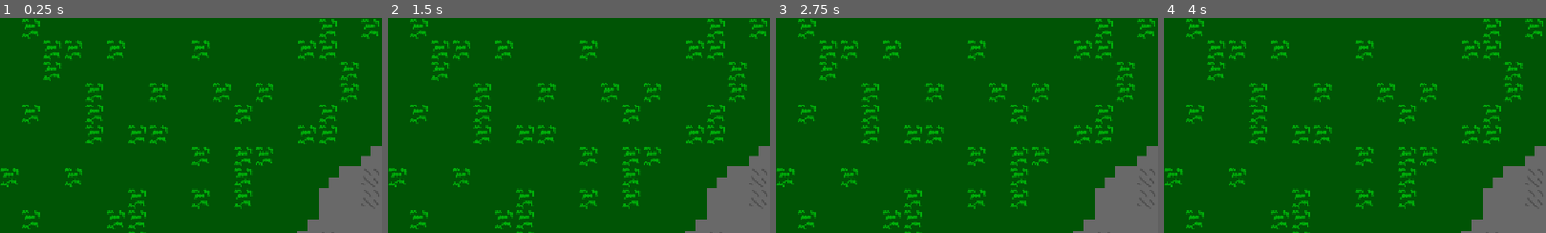
Above: before the commit, frames 1-4 (left to right).
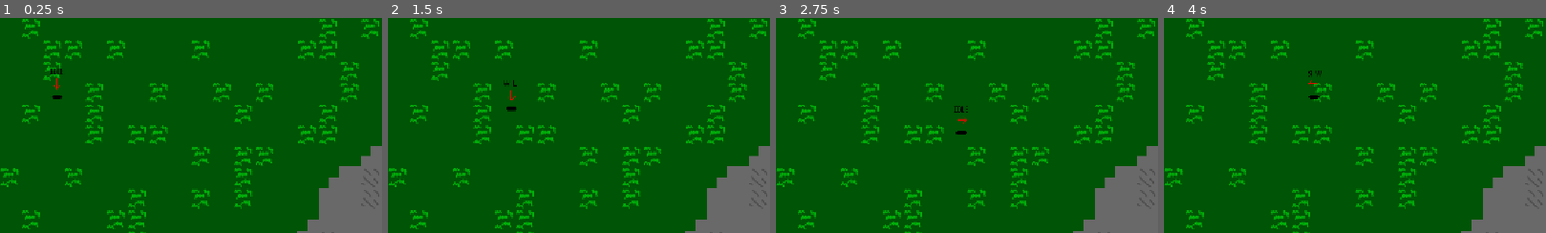
Above: after the commit, the same moments.

Repository: DarkGuardian470/Rose-Grove-Island-Reset
Game: Godot game, scene res://scenes/dev_box.tscn
The game is run twice, just before and just after one commit, with the same random seed, the same clock (stepped at 60 frames per second) and the same inputs. Before the commit the project has no main scene; this scene is started directly in both runs.
Inputs:
- Up to frame 1 (0.25 s): no input
- Up to frame 2 (1.5 s): tap Enter at 0.5 s; hold D (Move_Right, bound only after the commit) 0.53-1.28 s; hold Shift (Sprint, bound only after the commit) 0.53-1.28 s; tap Space at 1.25 s; hold S (Move_Down, bound only after the commit) from 1.28 s (still down); tap Shift (Sprint, bound only after the commit) at 1.35 s
- Up to frame 3 (2.75 s): tap Enter at 2 s; release S (Move_Down, bound only after the commit) at 2.03 s; hold D (Move_Right, bound only after the commit) from 2.03 s (still down); hold Shift (Sprint, bound only after the commit) from 2.03 s (still down)
- Up to frame 4 (4 s): release D (Move_Right, bound only after the commit) at 2.78 s; release Shift (Sprint, bound only after the commit) at 2.78 s; hold W (Move_Up, bound only after the commit) 2.78-3.53 s; tap Shift (Sprint, bound only after the commit) at 2.85 s; tap Space at 3.5 s; hold A (Move_Left, bound only after the commit) from 3.53 s (still down); hold Shift (Sprint, bound only after the commit) from 3.53 s (still down)
The pictures show only the part of the screen within x 0-50%, y 0-50%; the shares and areas given below are measured in that part.

The runs differ from the first frame. In frame 1, 0.1% of the frame differs, in the area x 13-17%, y 23-38%; in frame 2, 0.1%; in frame 3, 0.1%, in the area x 46-51%, y 40-55%; in frame 4, 0.1%.

Commit message:
2026/11/26 (#5)
* Adding player movement

* Closing Ranger 2026 11 26

* Trying to fix a corrupted player.tscn

* Successful fix of player.tscn

Copied `player.tscn` from *main* branch and attached script to that version.

* Fixed player movement

Diff:
--- /dev/null
+++ b/common/scripts/directions.gd
@@ -0,0 +1,17 @@
+class_name Directions
+
+class Movement:
+	extends RefCounted
+
+	enum Type {NW = -3, N, NE, E, SE, S, SW, W} # E = 0
+
+	# Method that calculates the Direction from a given angle in radians
+	static func from_angle (angle: float) -> String:
+		# round the angle to the nearest 8th's of a circle
+		var idx = roundi(angle * 8 / TAU)
+		# return the direction
+		return Type.find_key(idx)
+
+	# Alturnate call for from_anlge that takes a Vector2
+	static func from_vector (vector: Vector2) -> String:
+		return from_angle(vector.angle())
--- a/game.tscn
+++ /dev/null
@@ -1,3 +0,0 @@
-[gd_scene format=3 uid="uid://dmebitgkmbh7o"]
-
-[node name="Game" type="Node2D" unique_id=957984178]
--- a/objects/player/player.tscn
+++ b/objects/player/player.tscn
@@ -1,79 +1,81 @@
 [gd_scene format=3 uid="uid://c83cdhl3nfi2o"]
 
-[ext_resource type="Texture2D" uid="uid://ct0ugdwhbo0q" path="res://objects/player/Character Basic Template Unoutlined.png" id="1_cqmt1"]
-
-[sub_resource type="RectangleShape2D" id="RectangleShape2D_ayypw"]
+[ext_resource type="Script" uid="uid://b1lrkmd2hck0c" path="res://objects/player/player_script.gd" id="1_cqmt1"]
+[ext_resource type="Texture2D" uid="uid://ct0ugdwhbo0q" path="res://objects/player/Character Basic Template Unoutlined.png" id="2_g7ett"]
+
+[sub_resource type="CircleShape2D" id="CircleShape2D_gnkmh"]
+radius = 11.0
 
 [sub_resource type="AtlasTexture" id="AtlasTexture_g7ett"]
-atlas = ExtResource("1_cqmt1")
+atlas = ExtResource("2_g7ett")
 region = Rect2(0, 0, 32, 64)
 
 [sub_resource type="AtlasTexture" id="AtlasTexture_ssrue"]
-atlas = ExtResource("1_cqmt1")
+atlas = ExtResource("2_g7ett")
 region = Rect2(0, 128, 32, 64)
 
 [sub_resource type="AtlasTexture" id="AtlasTexture_jnjyq"]
-atlas = ExtResource("1_cqmt1")
+atlas = ExtResource("2_g7ett")
 region = Rect2(0, 64, 32, 64)
 
 [sub_resource type="AtlasTexture" id="AtlasTexture_gnkmh"]
-atlas = ExtResource("1_cqmt1")
+atlas = ExtResource("2_g7ett")
 region = Rect2(32, 0, 32, 64)
 
 [sub_resource type="AtlasTexture" id="AtlasTexture_xkryw"]
-atlas = ExtResource("1_cqmt1")
+atlas = ExtResource("2_g7ett")
 region = Rect2(96, 0, 32, 64)
 
 [sub_resource type="AtlasTexture" id="AtlasTexture_ow0dq"]
-atlas = ExtResource("1_cqmt1")
+atlas = ExtResource("2_g7ett")
 region = Rect2(0, 0, 32, 64)
 
 [sub_resource type="AtlasTexture" id="AtlasTexture_m4kly"]
-atlas = ExtResource("1_cqmt1")
+atlas = ExtResource("2_g7ett")
 region = Rect2(64, 0, 32, 64)
 
 [sub_resource type="AtlasTexture" id="AtlasTexture_xgwla"]
-atlas = ExtResource("1_cqmt1")
+atlas = ExtResource("2_g7ett")
 region = Rect2(128, 0, 32, 64)
 
 [sub_resource type="AtlasTexture" id="AtlasTexture_bi5m7"]
-atlas = ExtResource("1_cqmt1")
+atlas = ExtResource("2_g7ett")
 region = Rect2(32, 128, 32, 64)
 
 [sub_resource type="AtlasTexture" id="AtlasTexture_psowp"]
-atlas = ExtResource("1_cqmt1")
+atlas = ExtResource("2_g7ett")
 region = Rect2(96, 128, 32, 64)
 
 [sub_resource type="AtlasTexture" id="AtlasTexture_45urx"]
-atlas = ExtResource("1_cqmt1")
+atlas = ExtResource("2_g7ett")
 region = Rect2(0, 128, 32, 64)
 
 [sub_resource type="AtlasTexture" id="AtlasTexture_c34wb"]
-atlas = ExtResource("1_cqmt1")
+atlas = ExtResource("2_g7ett")
 region = Rect2(64, 128, 32, 64)
 
 [sub_resource type="AtlasTexture" id="AtlasTexture_45rsp"]
-atlas = ExtResource("1_cqmt1")
+atlas = ExtResource("2_g7ett")
 region = Rect2(128, 128, 32, 64)
 
 [sub_resource type="AtlasTexture" id="AtlasTexture_ylcck"]
-atlas = ExtResource("1_cqmt1")
+atlas = ExtResource("2_g7ett")
 region = Rect2(32, 64, 32, 64)
 
 [sub_resource type="AtlasTexture" id="AtlasTexture_x5bgp"]
-atlas = ExtResource("1_cqmt1")
+atlas = ExtResource("2_g7ett")
 region = Rect2(96, 128, 32, 64)
 
 [sub_resource type="AtlasTexture" id="AtlasTexture_dthqj"]
-atlas = ExtResource("1_cqmt1")
+atlas = ExtResource("2_g7ett")
 region = Rect2(0, 64, 32, 64)
 
 [sub_resource type="AtlasTexture" id="AtlasTexture_xlkbi"]
-atlas = ExtResource("1_cqmt1")
+atlas = ExtResource("2_g7ett")
 region = Rect2(64, 64, 32, 64)
 
 [sub_resource type="AtlasTexture" id="AtlasTexture_l55sg"]
-atlas = ExtResource("1_cqmt1")
+atlas = ExtResource("2_g7ett")
 region = Rect2(128, 128, 32, 64)
 
 [sub_resource type="SpriteFrames" id="SpriteFrames_blm7h"]
@@ -242,10 +244,12 @@
 }]
 
 [node name="Player" type="CharacterBody2D" unique_id=49678140]
+script = ExtResource("1_cqmt1")
 
 [node name="CollisionBox" type="CollisionShape2D" parent="." unique_id=261007128]
-shape = SubResource("RectangleShape2D_ayypw")
+shape = SubResource("CircleShape2D_gnkmh")
 
 [node name="AnimatedSprite2D" type="AnimatedSprite2D" parent="." unique_id=965024445]
+position = Vector2(0, -24)
 sprite_frames = SubResource("SpriteFrames_blm7h")
 animation = &"run_up"
--- /dev/null
+++ b/objects/player/player_script.gd
@@ -0,0 +1,83 @@
+extends CharacterBody2D
+
+const SPEED_WALK = 4000
+const SPEED_RUN  = SPEED_WALK * 2
+
+@onready var sprite = $AnimatedSprite2D
+#@export  var inventory: Inventory
+
+enum PlayerState {
+	IDLE,
+	WALK,
+	RUN,
+}
+enum SpriteFacing {
+	UP,
+	RIGHT,
+	DOWN,
+}
+
+# PlayerState, SpriteFacing -> Animation
+const ANIMATIONS = [
+	[
+		StringName("idle_up"   ),
+		StringName("idle_right"),
+		StringName("idle_down" ),
+	],[
+		StringName("walk_up"   ),
+		StringName("walk_right"),
+		StringName("walk_down" ),
+	],[
+		StringName( "run_up"   ),
+		StringName( "run_right"),
+		StringName( "run_down" ),
+	],
+]
+var current_state: PlayerState  = PlayerState.IDLE
+var sprite_facing: SpriteFacing = SpriteFacing.DOWN
+
+func get_inputs(delta: float) -> void:
+	var input_direction = Input.get_vector(
+		"Move_Left", "Move_Right",
+		"Move_Up",   "Move_Down",
+	)
+
+	if velocity.is_zero_approx(): # not moving
+		current_state = PlayerState.IDLE
+
+	var isSprint = Input.is_action_pressed("Sprint")
+	velocity = input_direction * (SPEED_RUN if isSprint else SPEED_WALK) * delta
+
+func animate_movement() -> void:
+	if velocity.is_zero_approx(): # not moving
+		sprite.play(ANIMATIONS[PlayerState.IDLE][sprite_facing])
+		return
+
+	# Else
+	match Directions.Movement.from_vector(velocity):
+		"N":
+			sprite_facing = SpriteFacing.UP
+
+		"S":
+			sprite_facing = SpriteFacing.DOWN
+
+		"NE", "E", "SE":
+			sprite_facing = SpriteFacing.RIGHT
+			sprite.flip_h = false
+
+		"NW", "W", "SW":
+			sprite_facing = SpriteFacing.RIGHT
+			sprite.flip_h = true
+
+	# Then
+	sprite.play(ANIMATIONS[PlayerState.WALK if SPEED_RUN else PlayerState.WALK][sprite_facing])
+
+func _physics_process(delta: float) -> void:
+	get_inputs(delta)
+	animate_movement()
+	move_and_slide()
+
+#Inventory Handling
+func collect(item):
+	pass
+	#inventory.insert(item)
--- a/project.godot
+++ b/project.godot
@@ -11,6 +11,7 @@
 [application]
 
 config/name="Rose Grove Island (rebuild)"
+run/main_scene="uid://ctdt5uoc4mpga"
 config/features=PackedStringArray("4.7", "Forward Plus")
 config/icon="res://icon.svg"
 
@@ -19,6 +20,55 @@
 window/stretch/mode="canvas_items"
 window/stretch/aspect="expand"
 
+[input]
+
+Move_Left={
+"deadzone": 0.2,
+"events": [Object(InputEventKey,"resource_local_to_scene":false,"resource_name":"","device":-1,"window_id":0,"alt_pressed":false,"shift_pressed":false,"ctrl_pressed":false,"meta_pressed":false,"pressed":false,"keycode":0,"physical_keycode":65,"key_label":0,"unicode":97,"location":0,"echo":false,"script":null)
+, Object(InputEventKey,"resource_local_to_scene":false,"resource_name":"","device":-1,"window_id":0,"alt_pressed":false,"shift_pressed":false,"ctrl_pressed":false,"meta_pressed":false,"pressed":false,"keycode":0,"physical_keycode":4194319,"key_label":0,"unicode":0,"location":0,"echo":false,"script":null)
+, Object(InputEventJoypadMotion,"resource_local_to_scene":false,"resource_name":"","device":-1,"axis":0,"axis_value":-1.0,"script":null)
+]
+}
+Move_Right={
+"deadzone": 0.2,
+"events": [Object(InputEventKey,"resource_local_to_scene":false,"resource_name":"","device":-1,"window_id":0,"alt_pressed":false,"shift_pressed":false,"ctrl_pressed":false,"meta_pressed":false,"pressed":false,"keycode":0,"physical_keycode":68,"key_label":0,"unicode":100,"location":0,"echo":false,"script":null)
+, Object(InputEventKey,"resource_local_to_scene":false,"resource_name":"","device":-1,"window_id":0,"alt_pressed":false,"shift_pressed":false,"ctrl_pressed":false,"meta_pressed":false,"pressed":false,"keycode":0,"physical_keycode":4194321,"key_label":0,"unicode":0,"location":0,"echo":false,"script":null)
+, Object(InputEventJoypadMotion,"resource_local_to_scene":false,"resource_name":"","device":-1,"axis":0,"axis_value":1.0,"script":null)
+]
+}
+Move_Up={
+"deadzone": 0.2,
+"events": [Object(InputEventKey,"resource_local_to_scene":false,"resource_name":"","device":-1,"window_id":0,"alt_pressed":false,"shift_pressed":false,"ctrl_pressed":false,"meta_pressed":false,"pressed":false,"keycode":0,"physical_keycode":87,"key_label":0,"unicode":119,"location":0,"echo":false,"script":null)
+, Object(InputEventKey,"resource_local_to_scene":false,"resource_name":"","device":-1,"window_id":0,"alt_pressed":false,"shift_pressed":false,"ctrl_pressed":false,"meta_pressed":false,"pressed":false,"keycode":0,"physical_keycode":4194320,"key_label":0,"unicode":0,"location":0,"echo":false,"script":null)
+, Object(InputEventJoypadMotion,"resource_local_to_scene":false,"resource_name":"","device":-1,"axis":1,"axis_value":-1.0,"script":null)
+]
+}
+Move_Down={
+"deadzone": 0.2,
+"events": [Object(InputEventKey,"resource_local_to_scene":false,"resource_name":"","device":-1,"window_id":0,"alt_pressed":false,"shift_pressed":false,"ctrl_pressed":false,"meta_pressed":false,"pressed":false,"keycode":0,"physical_keycode":83,"key_label":0,"unicode":115,"location":0,"echo":false,"script":null)
+, Object(InputEventKey,"resource_local_to_scene":false,"resource_name":"","device":-1,"window_id":0,"alt_pressed":false,"shift_pressed":false,"ctrl_pressed":false,"meta_pressed":false,"pressed":false,"keycode":0,"physical_keycode":4194322,"key_label":0,"unicode":0,"location":0,"echo":false,"script":null)
+, Object(InputEventJoypadMotion,"resource_local_to_scene":false,"resource_name":"","device":-1,"axis":1,"axis_value":1.0,"script":null)
+]
+}
+Sprint={
+"deadzone": 0.2,
+"events": [Object(InputEventKey,"resource_local_to_scene":false,"resource_name":"","device":-1,"window_id":0,"alt_pressed":false,"shift_pressed":false,"ctrl_pressed":false,"meta_pressed":false,"pressed":false,"keycode":0,"physical_keycode":4194325,"key_label":0,"unicode":0,"location":0,"echo":false,"script":null)
+, Object(InputEventJoypadButton,"resource_local_to_scene":false,"resource_name":"","device":-1,"button_index":0,"pressure":0.0,"pressed":false,"script":null)
+]
+}
+Use={
+"deadzone": 0.2,
+"events": [Object(InputEventKey,"resource_local_to_scene":false,"resource_name":"","device":-1,"window_id":0,"alt_pressed":false,"shift_pressed":false,"ctrl_pressed":false,"meta_pressed":false,"pressed":false,"keycode":0,"physical_keycode":69,"key_label":0,"unicode":101,"location":0,"echo":false,"script":null)
+, Object(InputEventJoypadButton,"resource_local_to_scene":false,"resource_name":"","device":-1,"button_index":2,"pressure":0.0,"pressed":false,"script":null)
+]
+}
+Inventory={
+"deadzone": 0.2,
+"events": [Object(InputEventKey,"resource_local_to_scene":false,"resource_name":"","device":-1,"window_id":0,"alt_pressed":false,"shift_pressed":false,"ctrl_pressed":false,"meta_pressed":false,"pressed":false,"keycode":0,"physical_keycode":73,"key_label":0,"unicode":105,"location":0,"echo":false,"script":null)
+, Object(InputEventJoypadButton,"resource_local_to_scene":false,"resource_name":"","device":-1,"button_index":11,"pressure":0.0,"pressed":false,"script":null)
+]
+}
+
 [physics]
 
 3d/physics_engine="Jolt Physics"
--- a/scenes/dev_box.tscn
+++ b/scenes/dev_box.tscn
@@ -1,6 +1,7 @@
 [gd_scene format=4 uid="uid://ctdt5uoc4mpga"]
 
 [ext_resource type="Texture2D" uid="uid://wqo2m8htf70q" path="res://objects/terrian/Tile Sets.png" id="1_tqvt8"]
+[ext_resource type="PackedScene" uid="uid://c83cdhl3nfi2o" path="res://objects/player/player.tscn" id="2_aqfrq"]
 
 [sub_resource type="TileSetAtlasSource" id="TileSetAtlasSource_aqfrq"]
 resource_name = "Placeholder"
@@ -136,3 +137,6 @@
 [node name="TileMapLayer" type="TileMapLayer" parent="." unique_id=1070271967]
 tile_map_data = PackedByteArray("AAASAAgAAAAAAAAAAAARAAgAAAAEAAAAAAAQAAgAAAAAAAAAAAAQAAkAAAAAAAAAAAAPAAkAAAAAAAAAAAAPAA …(12016 unchanged characters)…
 tile_set = SubResource("TileSet_bv4ln")
+
+[node name="Player" parent="." unique_id=49678140 instance=ExtResource("2_aqfrq")]
+position = Vector2(86, 119)
--- a/scenes/game.tscn
+++ b/scenes/game.tscn
@@ -1,3 +1,7 @@
-[gd_scene format=3 uid="uid://cb317a8lslfrp"]
+[gd_scene format=3 uid="uid://dmebitgkmbh7o"]
+
+[ext_resource type="PackedScene" uid="uid://c83cdhl3nfi2o" path="res://objects/player/player.tscn" id="1_uwrxv"]
 
 [node name="Game" type="Node2D" unique_id=957984178]
+
+[node name="Player" parent="." unique_id=49678140 instance=ExtResource("1_uwrxv")]
Not shown, added: common/scripts/directions.gd.uid
Not shown, added: objects/player/player_script.gd.uid
